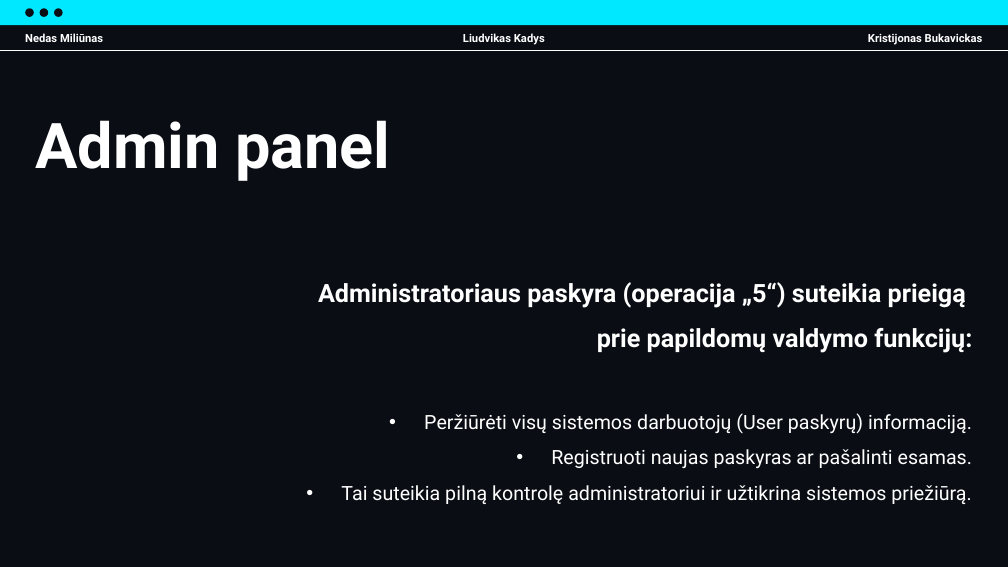
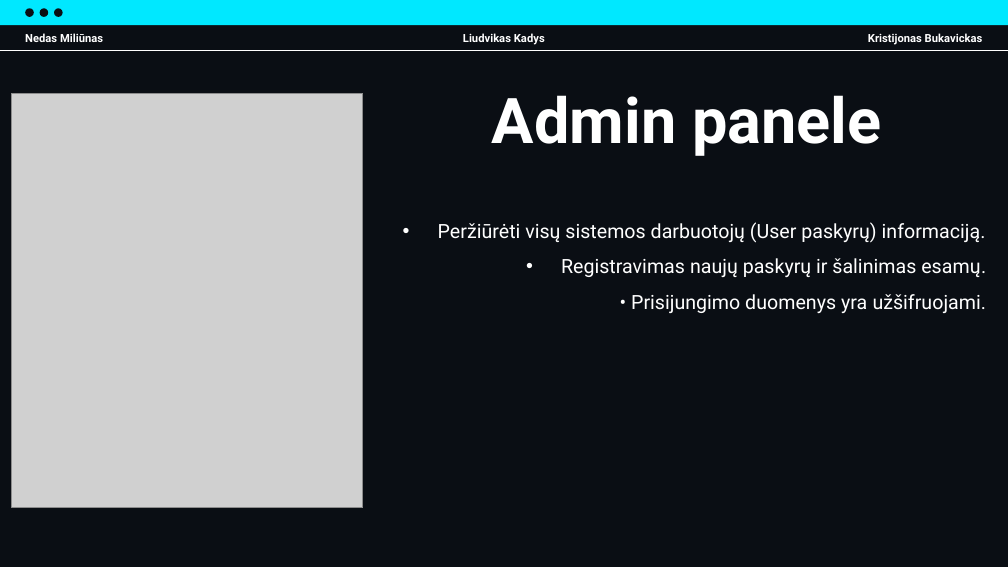
Before and after one commit to Rencikas/techas_2025, a slide deck: slide 15 of Prezentacijos/IT_Projektas_Final.pptx. Drawn at 1008x567 pixels with LibreOffice and Linux fonts; fonts in the diff are those of the drawing; grey boxes stand for pictures. Boxes give left, top, right and bottom in pixels: in the first picture for what was removed or moved away, otherwise in the second. Text is boxed around its words. In the diff, an @@ line names an element or a change of style, - is before the commit and + after.

```diff
--- a/Prezentacijos/IT_Projektas_Final.pptx
+++ b/Prezentacijos/IT_Projektas_Final.pptx
@@ picture added at (x1=12, y1=93, x2=363, y2=507) @@
@@ title at (x1=492, y1=95, x2=881, y2=156): text changed @@
-Admin panel
+Admin panele
@@ subtitle "Peržiūrėti visų sistemos darbuotojų (User ..." moved from (x1=318, y1=282, x2=972, y2=504) to (x1=438, y1=222, x2=986, y2=313) @@
@@ subtitle at (x1=561, y1=258, x2=986, y2=313): text changed @@
-• Registruoti naujas paskyras ar pašalinti esamas.
-• Tai suteikia pilną kontrolę administratoriui ir užtikrina sistemos priežiūrą.
+• Registravimas naujų paskyrų ir šalinimas esamų.
+  • Prisijungimo duomenys yra užšifruojami.
@@ subtitle at (x1=318, y1=282, x2=972, y2=353): paragraphs removed @@
-Administratoriaus paskyra (operacija „5“) suteikia prieigą
-prie papildomų valdymo funkcijų:
```
Also in this commit, not shown: 7 other slides changed, 1 slide added, 1 slide removed.
